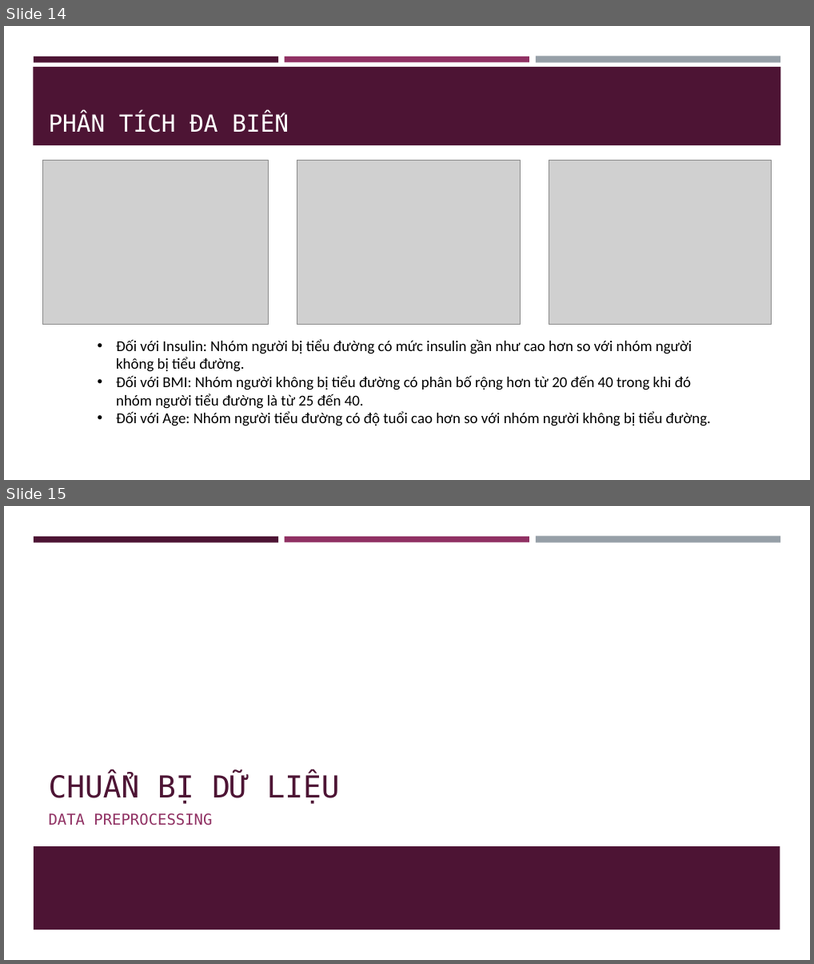
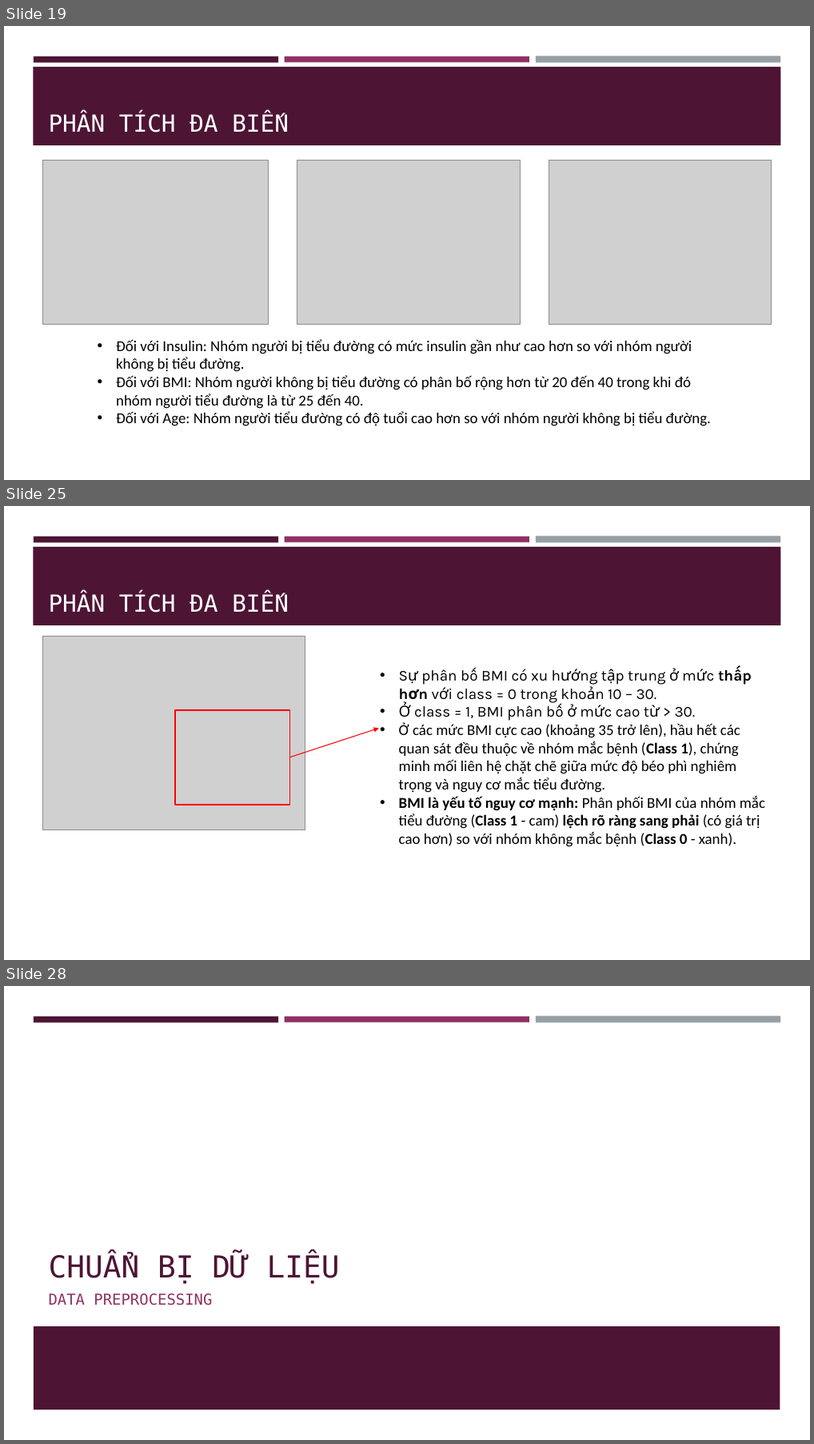
Before and after one commit to NgThanhNhanf/machine_learning, a slide deck: code/practice/lab04/EDA_Bao_cao.pptx. Shown one above the other, each under a label of ours: slides 14 and 15 before the commit, slides 19, 25 and 28 after it; the slides between them are not shown. The pictures are 814x964 and 814x1444 pixels, drawn with LibreOffice and Linux fonts; fonts in the diff are those of the drawing; grey boxes stand for pictures. Boxes give left, top, right and bottom in pixels: in the first picture for what was removed or moved away, otherwise in the second. Text is boxed around its words. In the diff, an @@ line names an element or a change of style, - is before the commit and + after.

```diff
--- a/code/practice/lab04/EDA_Bao_cao.pptx
+++ b/code/practice/lab04/EDA_Bao_cao.pptx
@@ slide 25 added at (4,506,810,960), background #FFFFFF; not listed: 4 template elements that a slide beside it also shows @@
@@ title added at (49,592,218,612), 28 pt, text #FFFFFF @@
+PHÂN TÍCH ĐA BIẾN
@@ picture added at (42,636,306,830) @@
@@ text added at (399,668,766,847), 18 pt, text #000000 @@
+• Sự phân bố BMI có xu hướng tập trung ở mức thấp hơn với class = 0 trong khoản 10 – 30.
+• Ở class = 1, BMI phân bố ở mức cao từ > 30.
+• Ở các mức BMI cực cao (khoảng 35 trở lên), hầu hết các quan sát đều thuộc về nhóm mắc bệnh (Class 1), chứng minh mối liên hệ chặt chẽ giữa mức độ béo phì nghiêm trọng và nguy cơ mắc tiểu đường.
+• BMI là yếu tố nguy cơ mạnh: Phân phối BMI của nhóm mắc tiểu đường (Class 1 - cam) lệch rõ ràng sang phải (có giá trị cao hơn) so với nhóm không mắc bệnh (Class 0 - xanh).
@@ rectangle added at (175,710,290,804), outline #FF0000 1.75 pt @@
@@ arrow added from (290, 757) to (379, 728), #FF0000 1 pt @@
@@ what was slide 14 is now slide 19 @@
@@ what was slide 15 is now slide 28 @@
```
Also in this commit, not shown: 6 slides changed, 13 other slides added, 1 slide removed, 22 other files.
